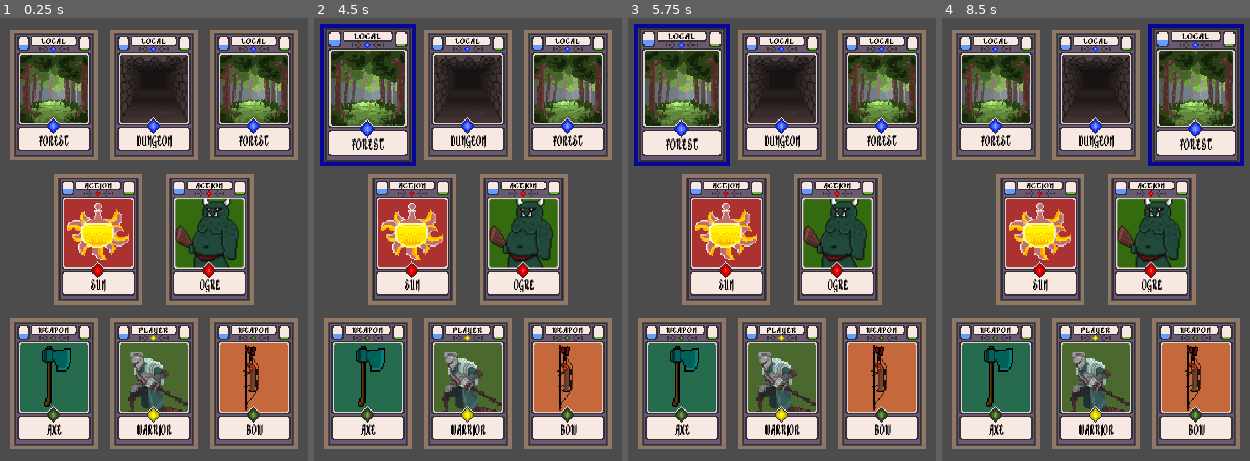
Above: before the commit, frames 1-4 (left to right).
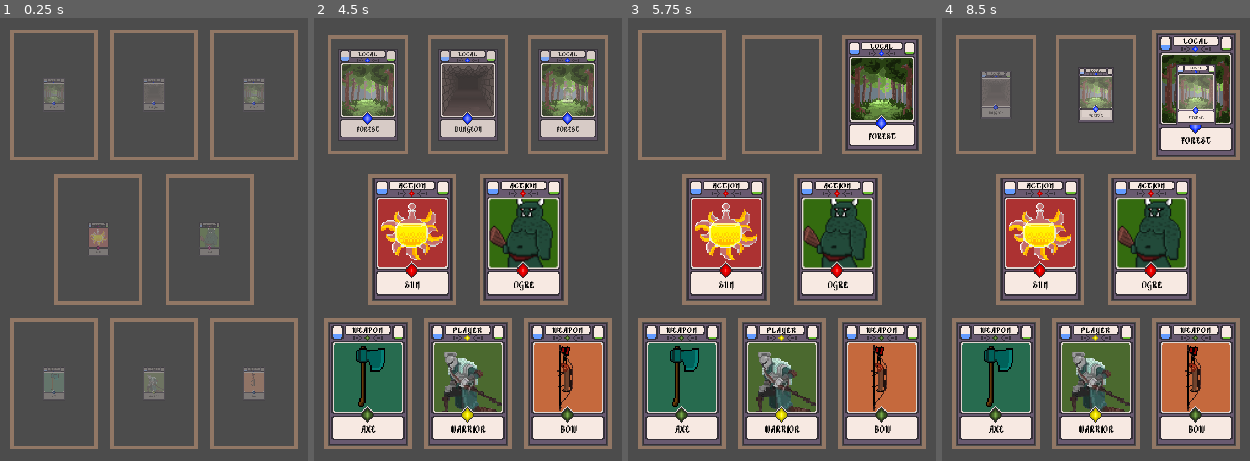
Above: after the commit, the same moments.

Repository: kdds22/Crawler-Card-RPG
Game: Godot game, scene res://scenes/MainCore.tscn
The game is run twice, just before and just after one commit, with the same random seed, the same clock (stepped at 60 frames per second) and the same inputs.
Inputs (mouse positions are in pixels of both pictures, inside the frame that each line leads up to):
- Up to frame 1 (0.25 s): no input
- Up to frame 2 (4.5 s): move the mouse to (468, 381) at 0.52 s; press the mouse at (468, 381) at 0.53 s; tap Enter at 1.25, 2.75, 4.25 s; move the mouse to (369, 381) at 1.27 s; release the mouse at (369, 381) at 1.28 s; click (369, 381) at 1.35 s; tap Space at 2, 3.5 s; move the mouse to (566, 381) at 2.02 s; press the mouse at (566, 381) at 2.03 s; move the mouse to (412, 239) at 2.77 s; release the mouse at (412, 239) at 2.78 s; click (412, 239) at 2.85 s; move the mouse to (523, 239) at 3.52 s; press the mouse at (523, 239) at 3.53 s; move the mouse to (369, 93) at 4.27 s; release the mouse at (369, 93) at 4.28 s; click (369, 93) at 4.35 s
- Up to frame 3 (5.75 s): move the mouse to (683, 93) at 5.02 s; press the mouse at (683, 93) at 5.03 s
- Up to frame 4 (8.5 s): tap Space at 5.75 s; move the mouse to (1096, 93) at 5.77 s; release the mouse at (1096, 93) at 5.78 s; click (1096, 93) at 5.85 s; move the mouse to (1096, 93) at 6.52 s; press the mouse at (1096, 93) at 6.53 s; move the mouse to (1194, 93) at 7.27 s; release the mouse at (1194, 93) at 7.28 s; click (1194, 93) at 7.35 s; move the mouse to (1194, 93) at 8.02 s; press the mouse at (1194, 93) at 8.03 s

The runs differ from the first frame. In frame 1, 54% of the frame differs, in the area x 4-96%, y 3-97%; in frame 2, 24%; in frame 3, 23%; in frame 4, 24%.
Error before the commit: Invalid get index '1' (on base: 'Array'). (res://scripts/CardBase.gd:85)
Error after the commit: Invalid get index 'card_type' (on base: 'Nil'). (res://scripts/MainCore.gd:78)

Commit message:
Progresso na escolha da Carta-Local - Adicionado animacoes de entrada e saida - BUG lógico ao dar um APPEND nas novas cartas-locais (ainda nao resolvido)

Diff:
--- a/scenes/CardBase.tscn
+++ b/scenes/CardBase.tscn
@@ -18,7 +18,64 @@
 [sub_resource type="RectangleShape2D" id=3]
 extents = Vector2( 29, 46 )
 
+[sub_resource type="Animation" id=4]
+resource_name = "out"
+length = 0.8
+tracks/0/type = "value"
+tracks/0/path = NodePath(".:scale")
+tracks/0/interp = 1
+tracks/0/loop_wrap = true
+tracks/0/imported = false
+tracks/0/enabled = true
+tracks/0/keys = {
+"times": PoolRealArray( 0, 0.8 ),
+"transitions": PoolRealArray( 1, 1 ),
+"update": 0,
+"values": [ Vector2( 1, 1 ), Vector2( 1e-005, 1e-005 ) ]
+}
+tracks/1/type = "value"
+tracks/1/path = NodePath(".:modulate")
+tracks/1/interp = 1
+tracks/1/loop_wrap = true
+tracks/1/imported = false
+tracks/1/enabled = true
+tracks/1/keys = {
+"times": PoolRealArray( 0, 0.7 ),
+"transitions": PoolRealArray( 1, 1 ),
+"update": 0,
+"values": [ Color( 1, 1, 1, 1 ), Color( 1, 1, 1, 0 ) ]
+}
+
+[sub_resource type="Animation" id=5]
+resource_name = "start"
+tracks/0/type = "value"
+tracks/0/path = NodePath(".:scale")
+tracks/0/interp = 1
+tracks/0/loop_wrap = true
+tracks/0/imported = false
+tracks/0/enabled = true
+tracks/0/keys = {
+"times": PoolRealArray( 0, 0.9 ),
+"transitions": PoolRealArray( 1, 1 ),
+"update": 0,
+"values": [ Vector2( 1e-005, 1e-005 ), Vector2( 1, 1 ) ]
+}
+tracks/1/type = "value"
+tracks/1/path = NodePath(".:modulate")
+tracks/1/interp = 1
+tracks/1/loop_wrap = true
+tracks/1/imported = false
+tracks/1/enabled = true
+tracks/1/keys = {
+"times": PoolRealArray( 0, 0.9 ),
+"transitions": PoolRealArray( 1, 1 ),
+"update": 0,
+"values": [ Color( 1, 1, 1, 0 ), Color( 1, 1, 1, 1 ) ]
+}
+
 [node name="CardBase" type="RigidBody2D"]
+modulate = Color( 1, 1, 1, 0 )
+scale = Vector2( 1e-005, 1e-005 )
 input_pickable = true
 mode = 1
 script = ExtResource( 1 )
@@ -67,10 +124,10 @@
 anchor_right = 0.771
 anchor_bottom = 0.938
 margin_left = -48.8
-margin_top = -50.0
+margin_top = -48.0
 margin_right = 2.89999
-margin_bottom = -48.8
-rect_scale = Vector2( 0.5, 0.9 )
+margin_bottom = -44.8
+rect_scale = Vector2( 0.5, 0.6 )
 custom_fonts/font = SubResource( 2 )
 text = "floresta"
 align = 1
@@ -115,5 +172,10 @@
 visible = false
 position = Vector2( 0, -1 )
 shape = SubResource( 3 )
+
+[node name="Anim" type="AnimationPlayer" parent="."]
+autoplay = "start"
+anims/out = SubResource( 4 )
+anims/start = SubResource( 5 )
 [connection signal="mouse_entered" from="." to="." method="_on_CardBase_mouse_entered"]
 [connection signal="mouse_exited" from="." to="." method="_on_CardBase_mouse_exited"]
--- a/scripts/CardBase.gd
+++ b/scripts/CardBase.gd
@@ -15,11 +15,18 @@
 
 var my_moldure_color : Color
 var my_index_table = 0
+
+var my_group : String
 # =====================================================
 # Fim da Propriedade das Cartas
 # =====================================================
 
 
+func call_anim():
+	$Anim.play("out")
+	yield($Anim, "animation_finished")
+	queue_free()
+	pass
 
 
 var focused = false # usado pra indicar uma carta
@@ -39,6 +46,7 @@
 	info["Has_Item"] = card_has_item
 	info["Moldure_Color"] = my_moldure_color
 	info["Index"] = my_index_table
+	info["Group"] = my_group
 
 	return info  # func get_info_card
 
@@ -56,6 +64,7 @@
 	card_has_item = card["Has_Item"]
 	my_moldure_color = card["Moldure_Color"]
 	my_index_table = card["Index"]
+	my_group = card["Group"]
 	set_card_atributes(get_info_card())
 
 	pass # func set_info_card
@@ -71,6 +80,9 @@
 	card_distance_goal = 0
 	card_distance_special_item = 0
 	card_has_item = false
+	my_moldure_color = Color.black
+	my_index_table = 0
+	my_group = ""
 
 	pass # func clean_info_card
 
@@ -81,8 +93,7 @@
 	if event.is_action_pressed("click"):
 		if focused and event is InputEventMouseButton:
 			print()
-			print()
-			print("Tipo: " + card_type + " - Nome: " + card_name + " - Grupos: " , self.get_groups()[1])
+			print("Tipo: " + card_type + " - Nome: " + card_name + " - Grupos: " , self.get_groups())
 			if card_type == "Local":
 #				CardManager.local_card_clicked(card_name)
 				get_node("../../..").card_clicked(self) # MainCore.gd
@@ -93,10 +104,9 @@
 
 # Chamado ao Instanciar uma Carta
 func _ready() -> void:
-	print("Instanciado em: " + get_parent().name+" - do Index: ",my_index_table)
 	for i in self.get_groups():
 		if i != 'root_canvas131' and i != '_vp_input1118':
-			print("Pertence ao Grupo -> "+i)
+			print(card_name, " Pertence ao Grupo -> "+i)
 
 	pass # func _ready
 
@@ -105,12 +115,27 @@
 # Chamando todas as funções individuais pra cada atributo
 func set_card_atributes(value : Dictionary) -> void:
 	clean_info_card()
-	print("Value Cards -> ", value["Name"], " - ", value["Index"], " - ", value["Description"])
 	set_name_type(value["Type"])
 	set_image_type(value["Image"])
 	set_name_desc(value["Name"])
-
+	set_card_group(value["Group"])
+	set_card_index(value["Index"])
 	pass # func set_card_atributes
+
+
+#SETa o INDEX (do "parent") correspondente na MESA
+func set_card_index(value : int):
+	my_index_table = value
+
+	pass # func set_card_index
+
+
+#SETa um grupo a Carta
+func set_card_group(value : String) -> void:
+	if not value == null:
+		add_to_group(value)
+		my_group = value
+	pass # func set_card_group
 
 
 #SET-GET do NOME da Carta
--- a/scripts/MainCore.gd
+++ b/scripts/MainCore.gd
@@ -30,8 +30,7 @@
 	var pos_group = str(pos_table.get_groups()[0])
 	var card_base = pre_card_base.instance()
 #	card_base.position = pos_table.position
-	var card_config = CardManager.get_card_type(pos_group, pos_table.get_index())
-	print("Card Config: ",card_config["Name"], " - ", card_config["Index"])
+	var card_config = CardManager.get_card_type(pos_group, pos_table.get_index(), false)
 
 	card_base.set_card_atributes(card_config)
 	card_base.add_to_group(str(pos_table.get_groups()[0]))
@@ -45,29 +44,31 @@
 # Chama o Gerenciador de Cartas para a proxima ação
 func card_clicked(card : RigidBody2D) -> void:
 	print("")
-	print("")
 	var info = card.get_info_card() # printa a INFO da Carta
-	print("Info Card Clicked: ",info["Name"], info["Image"], card.get_parent())
-	var new_card : Dictionary
+	var new_card : Array
 	if info["Type"] == "Local":
-		new_card = CardManager.local_card_clicked(info, card.get_parent())
-		add_new_card(new_card, card.get_parent())
-		remove_card(card)
-		print("Nova Carta: ", new_card["Name"], " - ", new_card["Image"])
+		new_card = CardManager.local_card_clicked(info, card.get_parent(), card.focused)
+		print("N O V A   C A R T A ====> ",new_card)
+		for i in len(new_card):
+
+			add_new_card(new_card[i], card.get_parent(), new_card[i]["Index"])
 
 	pass # func card_clicked
 
 
 # Adiciona uma Carta na Mesa
-func add_new_card(card : Dictionary, pos_table : Sprite):
-	print("Add New Card: ",card["Type"], "-", card["Name"], "-", card["Image"])
+func add_new_card(card : Dictionary, pos_table : Sprite, index : int):
+	call_new_locals()
+	print(card)
 	if card["Type"] == "Local":
-		print("Pos Table: ",pos_table)
+		print("entrei pra por a carta")
 		var card_base = pre_card_base.instance()
 		card_base.set_info_card(card)
 #		$CardsTable.get_child(pos_table.get_index()).add_child(card_base)
-		pos_table.add_child(card_base)
-		print("Card Base INFO: ", card_base.get_info_card()["Name"], " - ",card_base.get_info_card()["Image"])
+		print("Index da Nova Carta: ", card["Index"])
+#		pos_table.add_child(card_base)
+		$CardsTable.get_child(index).add_child(card_base)
+
 
 	pass # func add_new_card
 
@@ -78,6 +79,15 @@
 		card.focused = false
 		card.get_parent().scale = Vector2(1,1)
 		card.get_parent().self_modulate = Color(1,1,1)
+		card.get_node("Anim").play("out")
+		yield(card.get_node("Anim"), "animation_finished")
 		card.queue_free()
 
 	pass # func remove_Card
+
+
+
+func call_new_locals():
+	for i in CardManager.ref_move:
+		remove_card($CardsTable.get_child(CardManager.ref_move[i]["Index"]).get_child(0))
+	pass
--- a/scripts/global/CardManager.gd
+++ b/scripts/global/CardManager.gd
@@ -18,6 +18,18 @@
 # Fim do Pré-Carregamento
 #########################################################################################################
 
+##################################################################
+# Armazenar Referencia da Carta Instanciada
+##################################################################
+var ref_player
+var ref_left_arm
+var ref_right_arm
+var ref_left_action
+var ref_right_action
+var ref_move = {"ref_left_move" : {}, "ref_middle_move" : {}, "ref_right_move" : {}}
+##################################################################
+# Fim do Armazenamento da Referencia
+##################################################################
 
 
 
@@ -30,32 +42,32 @@
 
 
 # retorna um VECTOR2 com uma IMAGEM, o TIPO e um NOME para um especifico tipo de Carta
-func get_card_type(value : String, index : int):
+func get_card_type(value : String, index : int, change : bool):
 
 	# Retorna uma ARMA
 	if value == "leftArm" or value == "rightArm":
-		return random_weapon(index)
+		return random_weapon(index, value, change)
 
 		pass # if value Arm
 
 
 	# Retorna um INIMIGO ou uma POCAO
 	if value == "leftAction" or value == "rightAction":
-		return random_action(index)
+		return random_action(index, value, change)
 
 		pass # if value Action
 
 
 	# Retorna um LOCAL [Floresta ou Dungeon]
 	if value == "leftMove" or value == "rightMove" or value == "middleMove":
-		return random_local(index)
+		return random_local(index, value, change)
 
 		pass # if value Move
 
 
 	# Retorna um personagem [Guerreiro, Mago, Ladino], setado previamente numa variavel Global
 	if value == "player":
-		return random_player(index)
+		return random_player(index, value, change)
 		pass # if value player
 
 	pass # func get_card_type
@@ -67,8 +79,21 @@
 #					Description, Distance_Special_Item, Has_Item
 #					Moldure_Color, Index]
 ##################################################################
+func return_card_info(Type : String, Name : String, Imagem : String, Group : String,
+	Power : int, Description : String, Has_Item : bool, Moldure_Color : Color,
+	Index : int, Distance_Goal : int, Distance_Special_Item : int) -> Dictionary:
+
+	return {"Type" : Type, "Name" : Name, "Image" : Imagem,
+	"Power" : Power, "Distance_Goal" : Distance_Goal, "Description" : Description,
+	"Distance_Special_Item" : Distance_Special_Item, "Has_Item" : Has_Item,
+	"Moldure_Color" : Moldure_Color, "Index" : Index, "Group" : Group}
+
+##################################################################
+##################################################################
+
+
 # Retorna uma Arma aleatoria
-func random_weapon(index : int) -> Dictionary:
+func random_weapon(index : int, group : String, change : bool) -> Dictionary:
 	var type := "Weapon"
 	var name : String
 	var image : String
@@ -80,15 +105,20 @@
 		name = "Axe"
 		image = image_item_weapon[1]
 
-	return {"Type" : type, "Name" : name, "Image" : image,
-	"Power" : 0, "Distance_Goal" : 0, "Description" : "",
-	"Distance_Special_Item" : 0, "Has_Item" : false,
-	"Moldure_Color" : Color(.05,1.5,.05,1), "Index" : index}
+	var weapon = return_card_info(type, name, image, group, 0, "", false, Color(.05,1.5,.05,1), index, 0, 0)
+
+	match group:
+		"leftArm" : ref_left_arm = weapon
+		"rightArm" : ref_right_arm = weapon
+
+#	print("Arma Referencias: ", ref_left_arm, " - ", ref_right_arm)
+
+	return weapon
 	# func random_weapon
 
 
 # Retorna uma Ação (Monstro/Poção) aleatoria
-func random_action(index : int) -> Dictionary:
+func random_action(index : int, group : String, change : bool) -> Dictionary:
 	var type := "Action"
 	var name : String
 	var image : String
@@ -105,15 +135,20 @@
 			name = "Sun"
 			image = image_action_potion[1]
 
-	return {"Type" : type, "Name" : name, "Image" : image,
-	"Power" : 0, "Distance_Goal" : 0, "Description" : "",
-	"Distance_Special_Item" : 0, "Has_Item" : false,
-	"Moldure_Color" : Color(1.5,.05,.05,1), "Index" : index}
+	var action = return_card_info(type, name, image, group, 0, "", false, Color(1.5,.05,.05,1), index, 0, 0)
+
+	match group:
+		"leftAction" : ref_left_action = action
+		"rightAction" : ref_right_action = action
+	print()
+#	print("Ações Referencias: ", ref_left_action, " - ", ref_right_action)
+
+	return action
 	# func random_action
 
 
 # Retorna um Local aleatorio
-func random_local(index : int) -> Dictionary:
+func random_local(index : int, group : String, change : bool) -> Dictionary:
 	var type := "Local"
 	var name : String
 	var image : String
@@ -125,15 +160,21 @@
 		name = "Forest"
 		image = image_local[1]
 
-	return {"Type" : type, "Name" : name, "Image" : image,
-	"Power" : 0, "Distance_Goal" : 0, "Description" : "",
-	"Distance_Special_Item" : 0, "Has_Item" : false,
-	"Moldure_Color" : Color(.05,.05,1.5,1), "Index" : index}
+	var local = return_card_info(type, name, image, group, 0, "", false, Color(.05,.05,1.5,1), index, 0, 0)
+
+	match group:
+		"rightMove" : ref_move["ref_right_move"] = local
+		"leftMove" : ref_move["ref_left_move"] = local
+		"middleMove" : ref_move["ref_middle_move"] = local
+	print()
+#	print("Local Referencias: ", ref_move["ref_right_move"], " - ", ref_move["ref_left_move"], " - ", ref_move["ref_middle_move"])
+
+	return local
 	# func random_local
 
 
 # Retorna um Personagem Aleatório
-func random_player(index : int) -> Dictionary:
+func random_player(index : int, group : String, change : bool) -> Dictionary:
 	var type := "Player"
 	var name : String
 	var image : String
@@ -142,27 +183,62 @@
 		name = "Warrior"
 		image = image_player[0]
 
-	return {"Type" : type, "Name" : name, "Image" : image,
-	"Power" : 0, "Distance_Goal" : 0, "Description" : "",
-	"Distance_Special_Item" : 0, "Has_Item" : false,
-	"Moldure_Color" : Color(1.5,1.5,.05,1), "Index" : index}
+	var player = return_card_info(type, name, image, group, 0, "", false, Color(1.5,1.5,.05,1), index, 0, 0)
+
+	ref_player = player
+	print()
+#	print("Player Referencias: ", ref_player)
+
+	return player
 	# func random_player
 
 
 # Chamado ao clicar em uma Carta de Movimentação (LOCAL)
-func local_card_clicked(value : Dictionary, pos_table : Sprite) -> Dictionary:
-	var return_local : Dictionary
-	var pre_local_change = CoreSystemManager.set_actual_local_card(value)
-	print("Pre Local Change: ",pre_local_change)
-	if pre_local_change:
-		var local_or_item = CoreSystemManager.get_local_or_item()
-		if local_or_item == "Local":
-			return_local = random_local(pos_table.get_index())
-		elif local_or_item == "Item": # chamar um ITEM ao inves de um LOCAL (futuramente)
-			return_local = random_local(pos_table.get_index())
-	else:
-		value["Index"] = pos_table.get_index()
-		return_local = value
-	print("Return Local ----> ",value["Index"], " - ", value["Image"], " - ", value["Name"])
-
-	return return_local # func local_card_clicked
+func local_card_clicked(value : Dictionary, pos_table : Sprite, focused : bool) -> Array:
+
+	var return_array_local : Array = []
+	var return_local : Dictionary = {}
+
+	var j = 0
+	for i in ref_move:
+		return_local = {}
+		var pre_local_change = CoreSystemManager.set_actual_local_card(value)
+		print("Local Change?  ",pre_local_change)
+
+		if pre_local_change:
+			var local_or_item = CoreSystemManager.get_local_or_item()
+
+			if local_or_item == "Local":
+				return_local = random_local(ref_move[i]["Index"], ref_move[i]["Group"], true)
+			elif local_or_item == "Item": # chamar um ITEM ao inves de um LOCAL (futuramente)
+				return_local = random_local(ref_move[i]["Index"], ref_move[i]["Group"], true)
+
+		else:
+#			value["Index"] = pos_table.get_index()
+			value["Index"] = ref_move[i]["Index"]
+			value["Group"] = ref_move[i]["Group"]
+#			value = ref_move[i]
+
+			print(ref_move[i]["Name"], " >> ",ref_move[i]["Index"], " >> ", value["Index"])
+			return_local  = value
+			print("Return Local ----> ",return_local["Index"], " - ", return_local["Name"], " - ", return_local["Group"])
+
+		print()
+		print(return_local)
+		print()
+		return_array_local.append(return_local)
+		print()
+		print(return_array_local[j])
+		print("Appended")
+		print()
+
+		print("Return Value ----> ",value["Index"], " - ", value["Name"], " - ", value["Group"])
+		print("Return Array ----> ",return_array_local[j]["Index"], " - ", return_array_local[j]["Name"], " - ", return_array_local[j]["Group"])
+		j += 1
+
+	for i in len(return_array_local):
+		print(return_array_local[i])
+	print()
+	print("Antes de ENVIAR::::::: ", return_array_local)
+	print()
+	return return_array_local # func local_card_clicked
Not shown: 1 places in scenes/CardBase.tscn that only renumber resources
